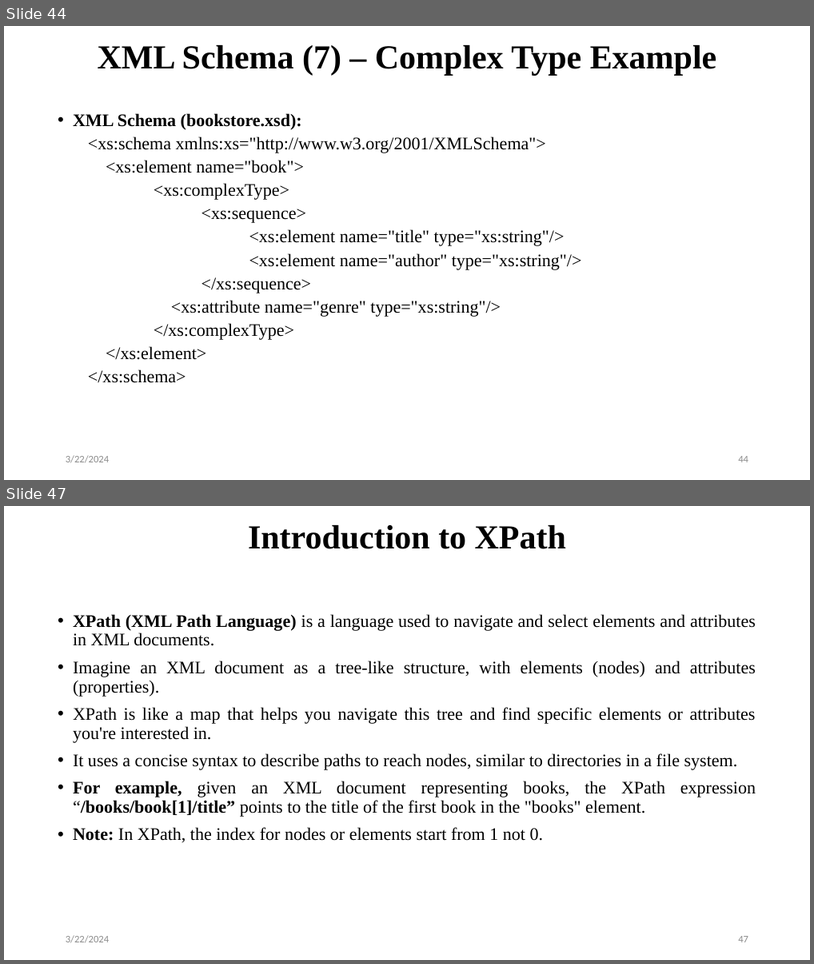
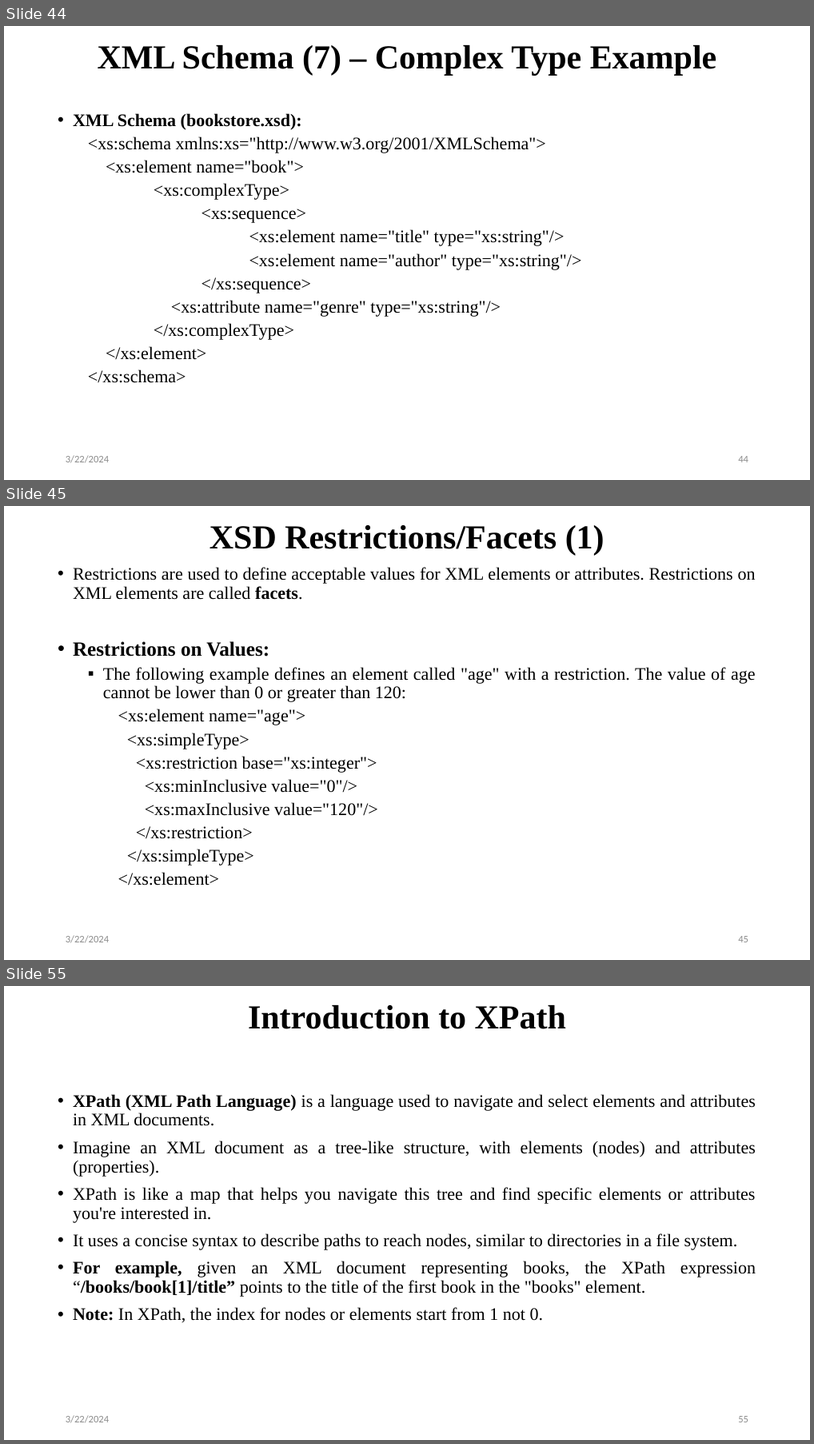
Before and after one commit to avinashmaskey22/BCA-3rd-WEB, a slide deck: Unit Three.pptx. Shown one above the other, each under a label of ours: slides 44 and 47 before the commit, slides 44, 45 and 55 after it; the slides between them are not shown. The pictures are 814x964 and 814x1444 pixels, drawn with LibreOffice and Linux fonts; fonts in the diff are those of the drawing. Boxes give left, top, right and bottom in pixels: in the first picture for what was removed or moved away, otherwise in the second. Text is boxed around its words. In the diff, an @@ line names an element or a change of style, - is before the commit and + after.

```diff
--- a/Unit Three.pptx
+++ b/Unit Three.pptx
@@ slide 45 added at box(4, 506, 810, 960), background #FFFFFF @@
@@ title added at box(210, 525, 605, 555), 40 pt, text #000000, bold @@
+XSD Restrictions/Facets (1)
@@ text added at box(73, 567, 756, 885), 21 pt, text #000000 @@
+• Restrictions are used to define acceptable values for XML elements or attributes. Restrictions on XML elements are called facets.
+• Restrictions on Values:
+  ▪ The following example defines an element called "age" with a restriction. The value of age cannot be lower than 0 or greater than 120:
+    <xs:element name="age">
+    <xs:simpleType>
+    <xs:restriction base="xs:integer">
+    <xs:minInclusive value="0"/>
+    <xs:maxInclusive value="120"/>
+    </xs:restriction>
+    </xs:simpleType>
+    </xs:element>
@@ text added at box(66, 935, 109, 943), 12 pt, text #8C8C8C @@
+3/22/2024
@@ page number added at box(738, 936, 749, 942), 12 pt, text #8C8C8C @@
+45
@@ what was slide 47 is now slide 55 @@
@@ page number at box(738, 1416, 749, 1422): text changed @@
-47
+55
```
Also in this commit, not shown: 2 slides changed, 7 other slides added, 2 other files.
